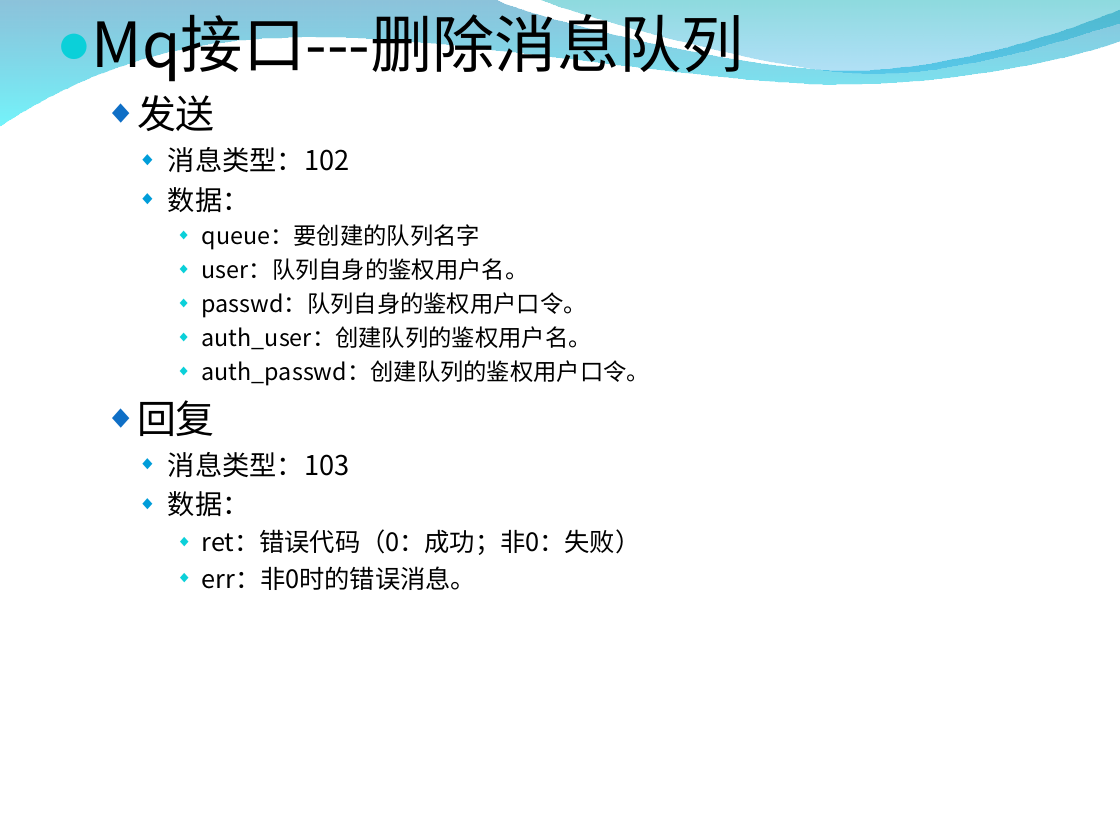
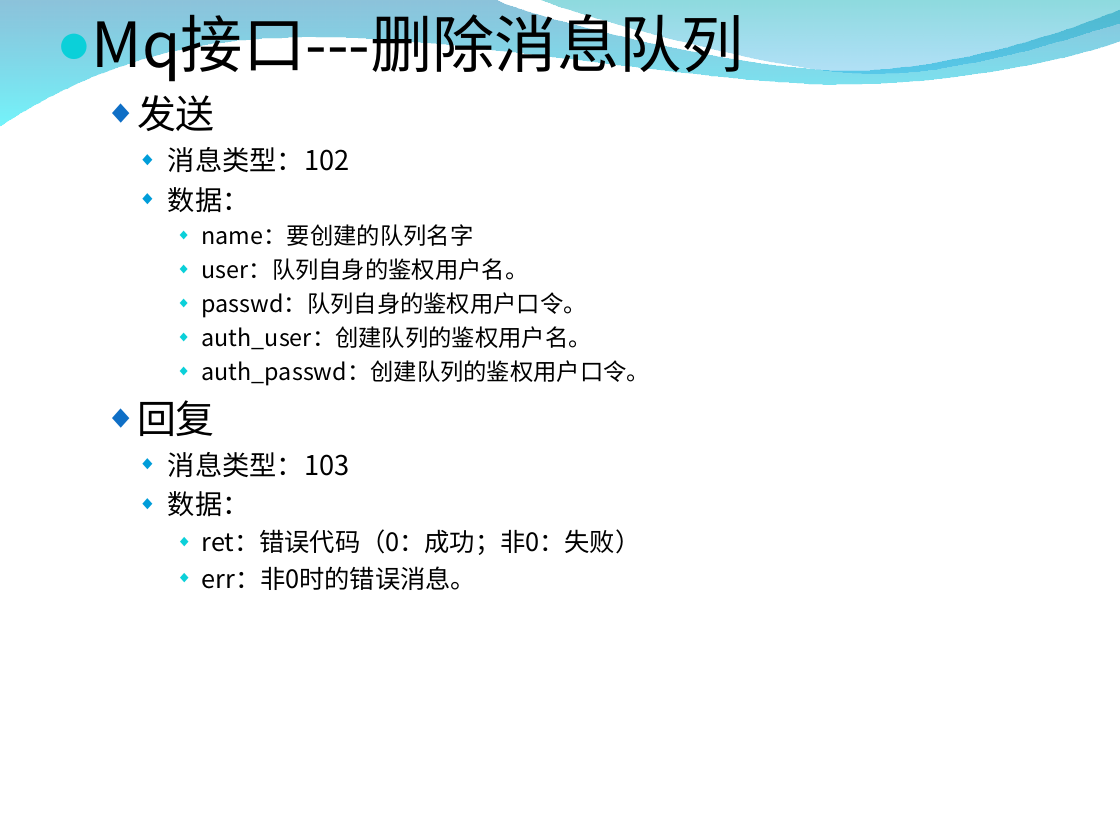
Before and after one commit to burstas/cwinux-mq, a slide deck: slide 22 of mq/doc/mq_introduce.ppt. Drawn at 1120x840 pixels with LibreOffice and Linux fonts; fonts in the diff are those of the drawing; background and template pictures are left out. Boxes give left, top, right and bottom in pixels: in the first picture for what was removed or moved away, otherwise in the second. Text is boxed around its words. In the diff, an @@ line names an element or a change of style, - is before the commit and + after.

```diff
--- a/mq/doc/mq_introduce.ppt
+++ b/mq/doc/mq_introduce.ppt
@@ text at [202, 224, 474, 246]: text changed @@
-      ◆ queue：要创建的队列名字
+      ◆ name：要创建的队列名字
```
Also in this commit, not shown: 1 other slide changed.
